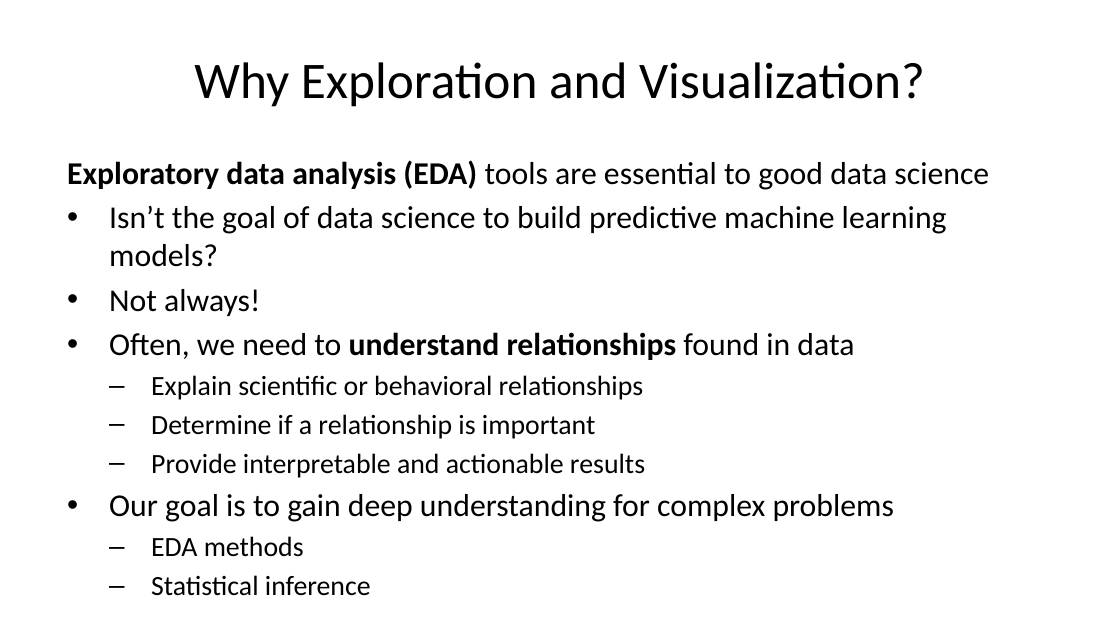
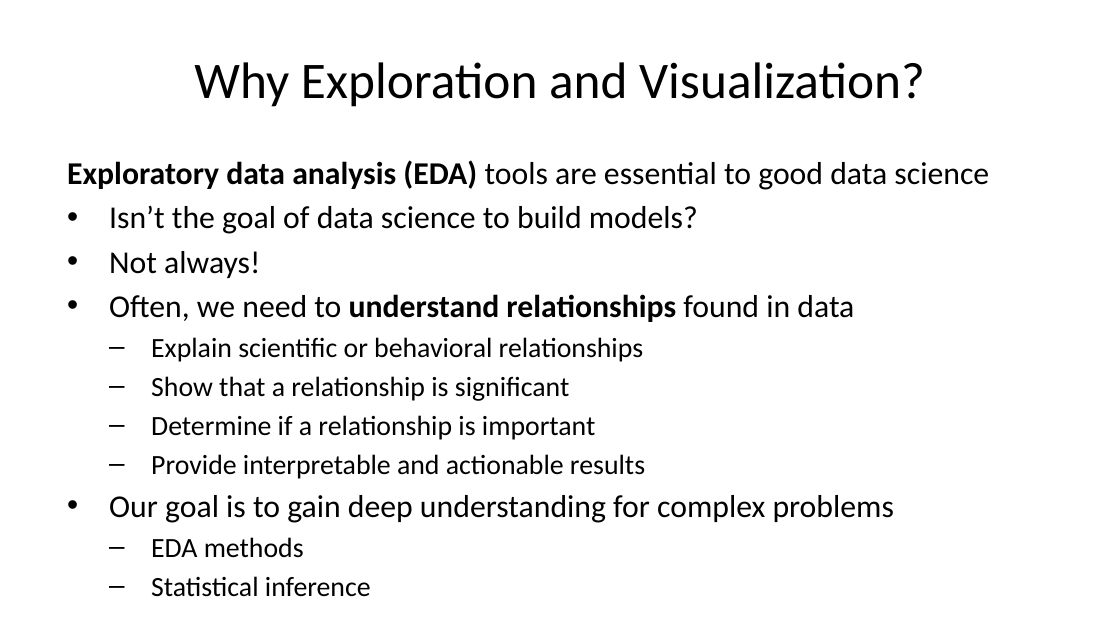
Before and after one commit to StephenElston/CSCI-E-83, a slide deck: slide 25 of LectureSlides/01_PreceptionForScientificVisualization.pptx. Drawn at 1120x630 pixels with LibreOffice and Linux fonts; fonts in the diff are those of the drawing. Boxes give left, top, right and bottom in pixels: in the first picture for what was removed or moved away, otherwise in the second. Text is boxed around its words. In the diff, an @@ line names an element or a change of style, - is before the commit and + after.

```diff
--- a/LectureSlides/01_PreceptionForScientificVisualization.pptx
+++ b/LectureSlides/01_PreceptionForScientificVisualization.pptx
@@ text at box(109, 205, 698, 234): text changed @@
-• Isn’t the goal of data science to build predictive machine learning models?
+• Isn’t the goal of data science to build models?
@@ text at box(151, 376, 569, 401): paragraph added @@
+  – Show that a relationship is significant
```
Also in this commit, not shown: 3 other slides changed, 6 slides added.
